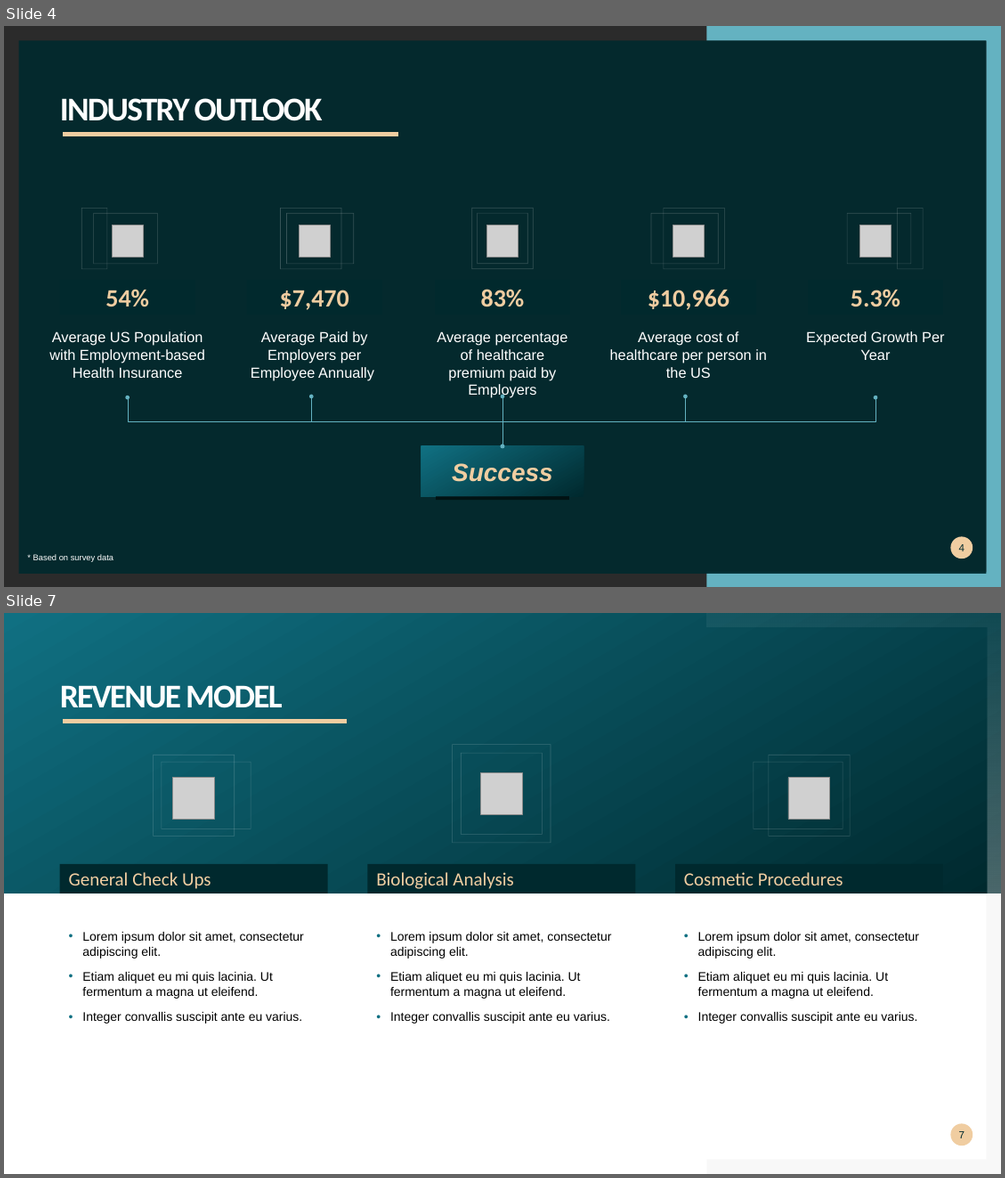
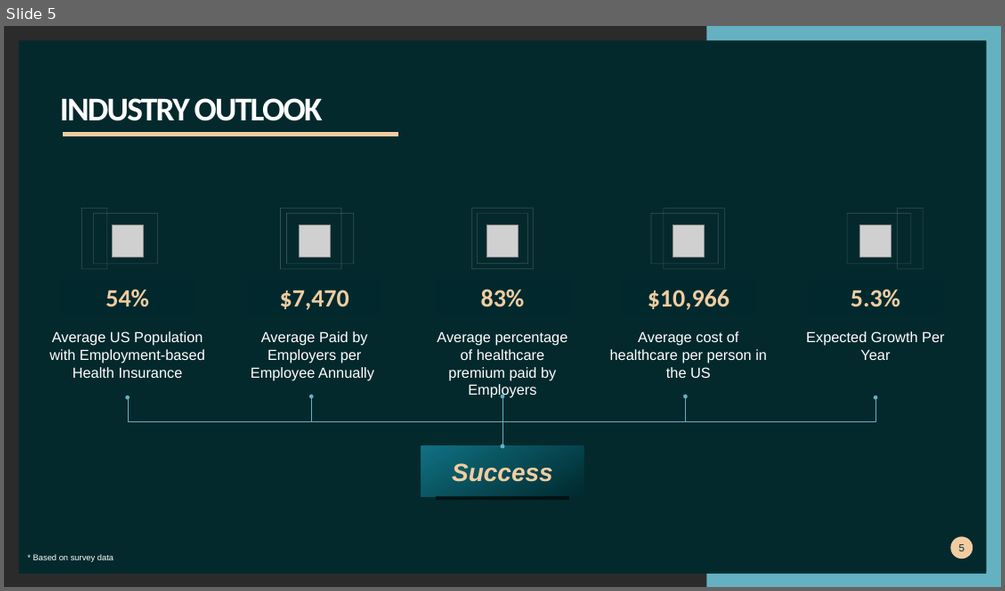
Before and after one commit to khutula/Medical-Insurance-Costs, a slide deck: Medical Insurance Cost.pptx. Shown one above the other, each under a label of ours: slides 4 and 7 before the commit, slide 5 after it; the slides between them are not shown. The pictures are 1005x1178 and 1005x591 pixels, drawn with LibreOffice and Linux fonts; fonts in the diff are those of the drawing; grey boxes stand for pictures; background and template pictures are left out; a plain dark background stands for a picture behind light text. Boxes give left, top, right and bottom in pixels: in the first picture for what was removed or moved away, otherwise in the second. Text is boxed around its words. In the diff, an @@ line names an element or a change of style, - is before the commit and + after.

```diff
--- a/Medical Insurance Cost.pptx
+++ b/Medical Insurance Cost.pptx
@@ slide 7 removed at [4, 613, 1001, 1174], background #FFFFFF @@
@@ rectangle removed at [4, 613, 1001, 893] @@
@@ freeform shape removed at [706, 613, 1001, 893] @@
@@ title removed at [60, 685, 282, 708] @@
-REVENUE MODEL
@@ freeform shape removed at [63, 718, 348, 722] @@
@@ rectangle removed at [453, 745, 550, 843] @@
@@ rectangle removed at [154, 755, 235, 836] @@
@@ rectangle removed at [162, 762, 251, 829] @@
@@ rectangle removed at [461, 753, 542, 835] @@
@@ picture removed at [480, 772, 522, 814] @@
@@ rectangle removed at [753, 762, 842, 829] @@
@@ rectangle removed at [769, 755, 850, 836] @@
@@ picture removed at [173, 778, 215, 819] @@
@@ picture removed at [788, 778, 830, 819] @@
@@ text removed at [60, 864, 328, 893] @@
-General Check Ups
@@ text removed at [367, 864, 635, 893] @@
-Biological Analysis
@@ text removed at [676, 864, 943, 893] @@
-Cosmetic Procedures
@@ freeform shape removed at [706, 893, 1001, 1174] @@
@@ text removed at [82, 932, 304, 1023] @@
-• Lorem ipsum dolor sit amet, consectetur adipiscing elit.
-• Etiam aliquet eu mi quis lacinia. Ut fermentum a magna ut eleifend.
-• Integer convallis suscipit ante eu varius.
@@ text removed at [390, 932, 611, 1023] @@
-• Lorem ipsum dolor sit amet, consectetur adipiscing elit.
-• Etiam aliquet eu mi quis lacinia. Ut fermentum a magna ut eleifend.
-• Integer convallis suscipit ante eu varius.
@@ text removed at [698, 932, 919, 1023] @@
-• Lorem ipsum dolor sit amet, consectetur adipiscing elit.
-• Etiam aliquet eu mi quis lacinia. Ut fermentum a magna ut eleifend.
-• Integer convallis suscipit ante eu varius.
@@ page number removed at [951, 1124, 973, 1146] @@
-7
@@ what was slide 4 is now slide 5 @@
@@ page number at [959, 544, 964, 551]: text changed @@
-4
+5
```
Also in this commit, not shown: 5 slides changed, 9 slides added, 7 other slides removed.
